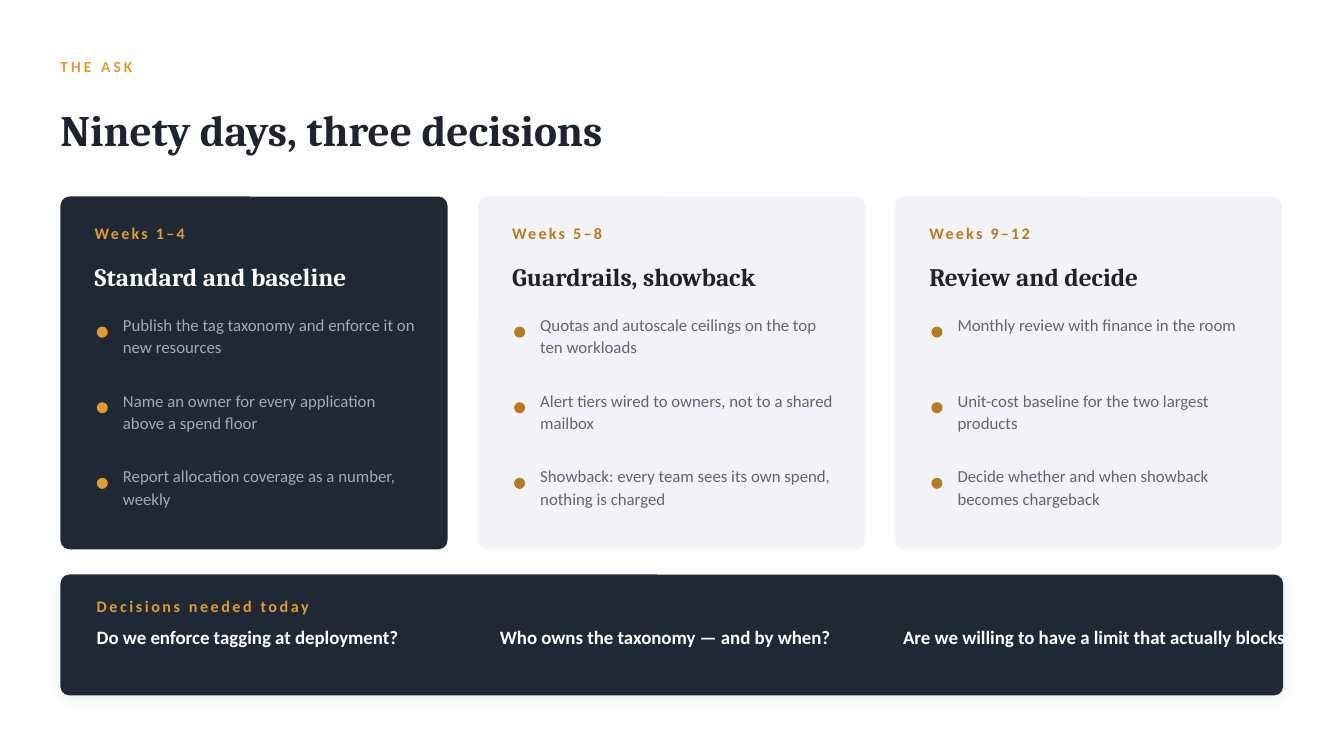
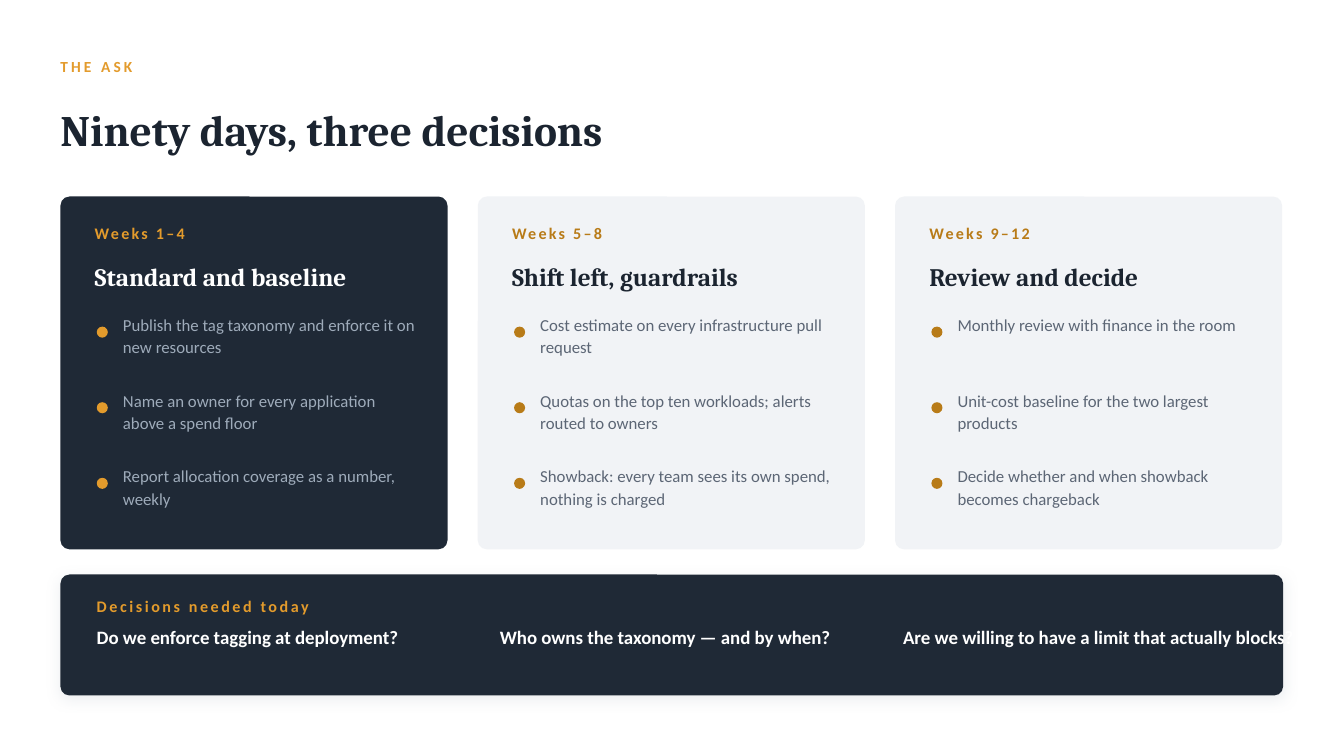
Before and after one commit to arielga5-code/Finops, a slide deck: slide 5 of presentations/finops-cio-brief.pptx. Drawn at 1344x756 pixels with LibreOffice and Linux fonts; fonts in the diff are those of the drawing. Boxes give left, top, right and bottom in pixels: in the first picture for what was removed or moved away, otherwise in the second. Text is boxed around its words. In the diff, an @@ line names an element or a change of style, - is before the commit and + after.

```diff
--- a/presentations/finops-cio-brief.pptx
+++ b/presentations/finops-cio-brief.pptx
@@ text at [512, 268, 738, 292]: text changed @@
-Guardrails, showback
+Shift left, guardrails
@@ text at [540, 319, 822, 356]: text changed @@
-Quotas and autoscale ceilings on the top ten workloads
+Cost estimate on every infrastructure pull request
@@ text at [540, 395, 811, 429]: text changed @@
-Alert tiers wired to owners, not to a shared mailbox
+Quotas on the top ten workloads; alerts routed to owners
```
Also in this commit, not shown: 1 other slide changed, 13 other files.
